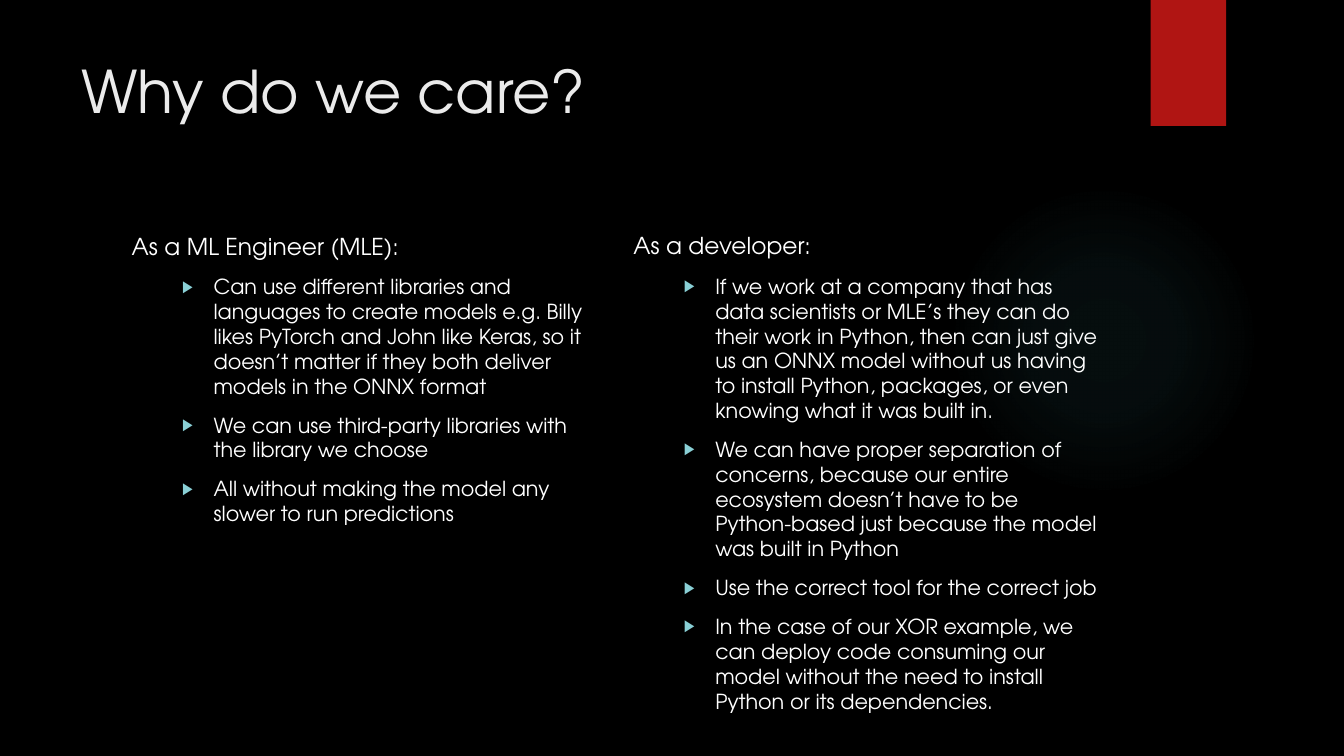
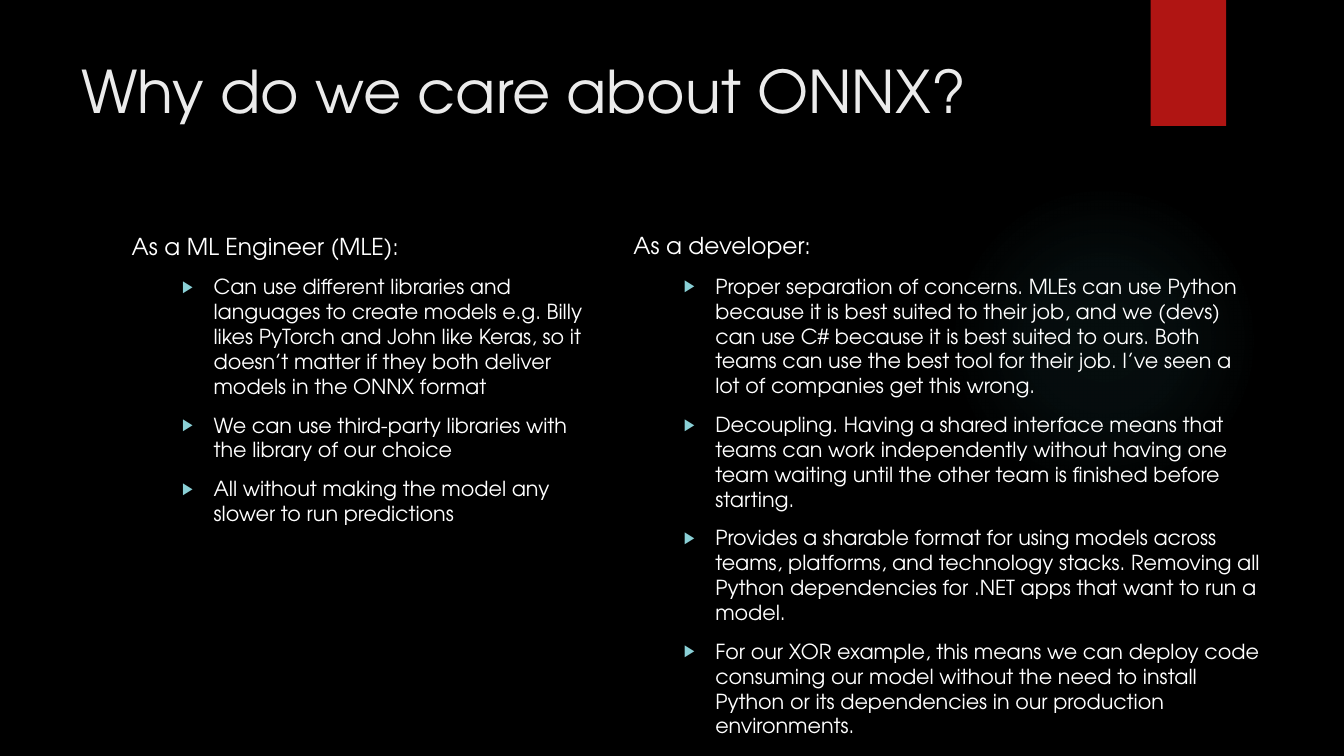
Before and after one commit to korz/ml-in-csharp, a slide deck: slide 38 of Slides.pptx (slide 25 before the commit). Drawn at 1344x756 pixels with LibreOffice and Linux fonts; fonts in the diff are those of the drawing; background and template pictures are left out. Boxes give left, top, right and bottom in pixels: in the first picture for what was removed or moved away, otherwise in the second. Text is boxed around its words. In the diff, an @@ line names an element or a change of style, - is before the commit and + after.

```diff
--- a/Slides.pptx
+++ b/Slides.pptx
@@ title at [81,68,966,125]: text changed @@
-Why do we care?
+Why do we care about ONNX?
@@ text at [715,278,1259,694]: text changed @@
-  ▶ If we work at a company that has data scientists or MLE’s they can do their work in Python, then can just give us an ONNX model without us having to install Python, packages, or even knowing what it was built in.
-  ▶ We can have proper separation of concerns, because our entire ecosystem doesn’t have to be Python-based just because the model was built in Python
-  ▶ Use the correct tool for the correct job
-  ▶ In the case of our XOR example, we can deploy code consuming our model without the need to install Python or its dependencies.
+  ▶ Proper separation of concerns. MLEs can use Python because it is best suited to their job, and we (devs) can use C# because it is best suited to ours. Both teams can use the best tool for their job. I’ve seen a lot of companies get this wrong.
+  ▶ Decoupling. Having a shared interface means that teams can work independently without having one team waiting until the other team is finished before starting.
+  ▶ Provides a sharable format for using models across teams, platforms, and technology stacks. Removing all Python dependencies for .NET apps that want to run a model.
+  ▶ For our XOR example, this means we can deploy code consuming our model without the need to install Python or its dependencies in our production environments.
@@ text at [214,417,567,461]: text changed @@
-  ▶ We can use third-party libraries with the library we choose
+  ▶ We can use third-party libraries with the library of our choice
```
Also in this commit, not shown: 18 other slides changed, 16 slides added, 9 slides removed, 4 other files.
